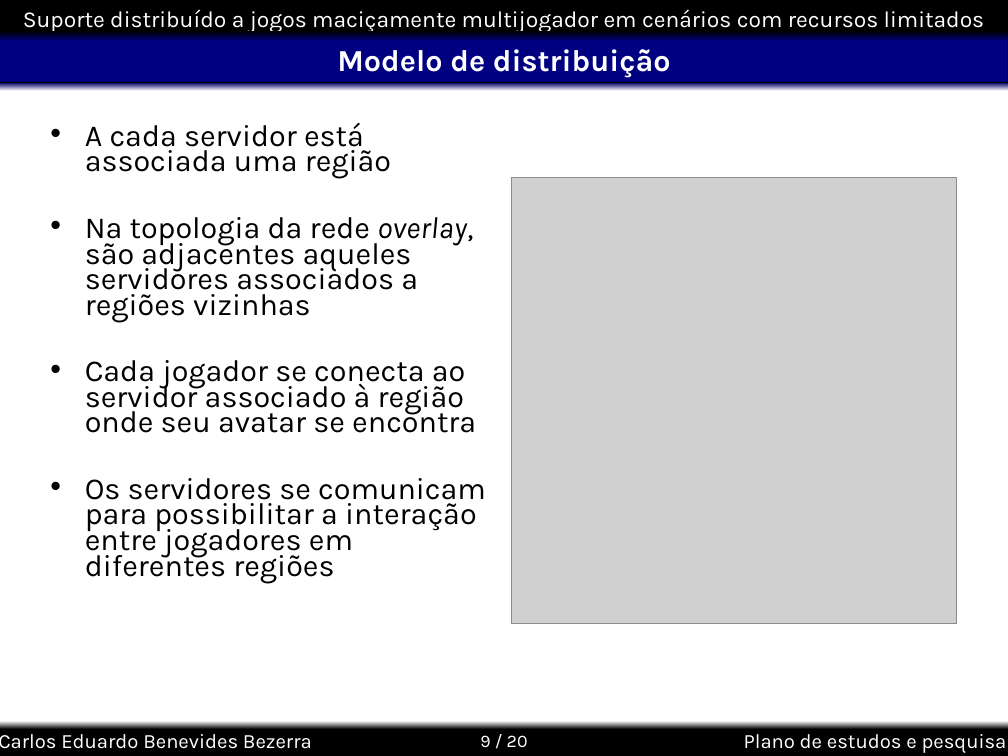
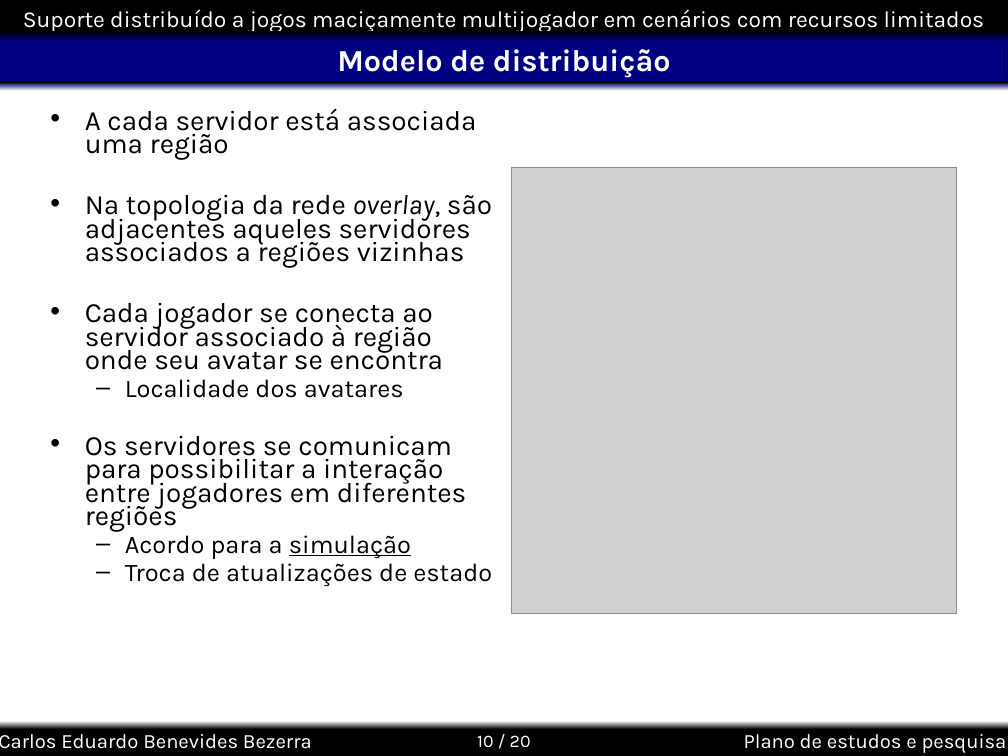
Before and after one commit to kdubezerra/kdubezerra, a slide deck: slide 10 of textos/semac/Semac_Defesa.ppt (slide 9 before the commit). Drawn at 1008x756 pixels with LibreOffice and Linux fonts; fonts in the diff are those of the drawing; grey boxes stand for pictures; background and template pictures are left out. Boxes give left, top, right and bottom in pixels: in the first picture for what was removed or moved away, otherwise in the second. Text is boxed around its words. In the diff, an @@ line names an element or a change of style, - is before the commit and + after.

```diff
--- a/textos/semac/Semac_Defesa.ppt
+++ b/textos/semac/Semac_Defesa.ppt
@@ text "A cada servidor está associada ...": place and size @@
-text "A cada servidor está associada ..." at (85,123,486,584)
+text "A cada servidor está associada ..." at (85,108,492,587)
@@ text at (85,108,492,532): size 24 to 22 pt in "A cada servidor está associada uma região", "Na topologia da rede overlay, são adjacentes ...", "Cada jogador se conecta ao servidor associado ...", "Os servidores se comunicam para possibilitar a ..." @@
@@ picture: place and size @@
-picture at (511,177,957,623)
+picture at (511,167,957,613)
@@ text at (125,379,404,398): paragraph added @@
+  – Localidade dos avatares
@@ text at (125,535,492,587): paragraphs added @@
+  – Acordo para a simulação
+  – Troca de atualizações de estado
@@ page number at (477,735,531,747): text changed @@
-9 / 20
+10 / 20
```
Also in this commit, not shown: 8 other slides changed, 3 slides added, 1 slide removed.
